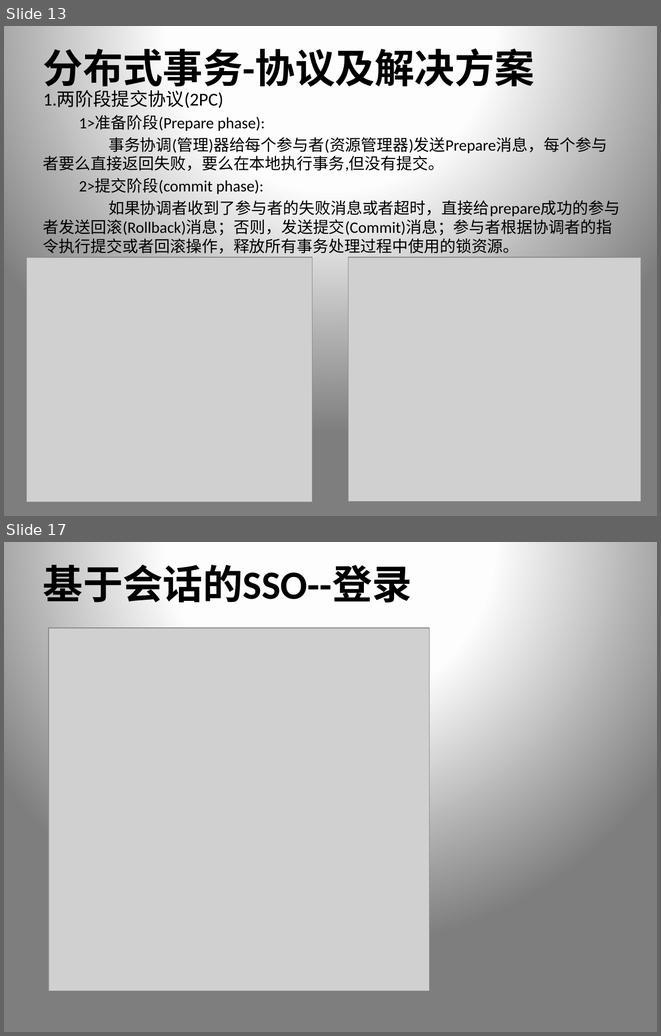
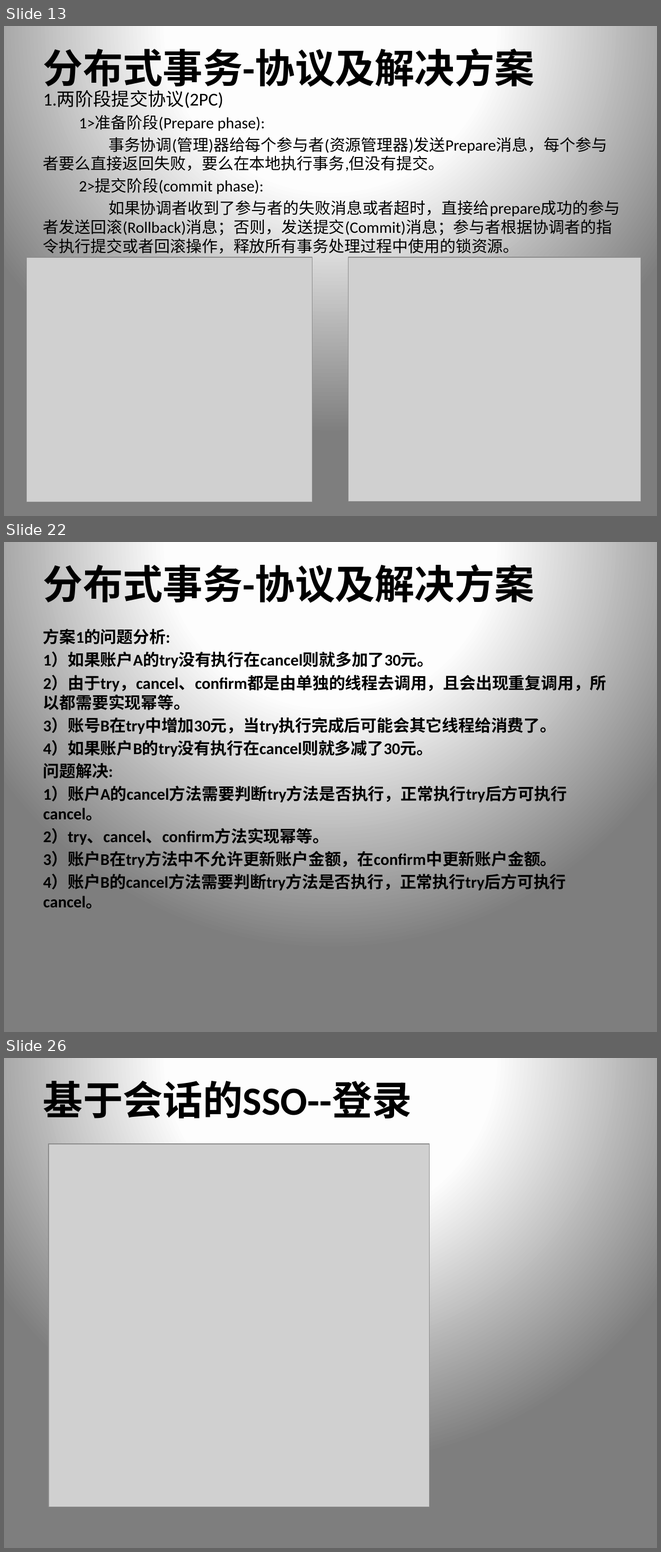
Before and after one commit to xiongpeter/study-notes, a slide deck: 我的.pptx. Shown one above the other, each under a label of ours: slides 13 and 17 before the commit, slides 13, 22 and 26 after it; the slides between them are not shown. The pictures are 661x1036 and 661x1552 pixels, drawn with LibreOffice and Linux fonts; fonts in the diff are those of the drawing; grey boxes stand for pictures. Boxes give left, top, right and bottom in pixels: in the first picture for what was removed or moved away, otherwise in the second. Text is boxed around its words. In the diff, an @@ line names an element or a change of style, - is before the commit and + after.

```diff
--- a/我的.pptx
+++ b/我的.pptx
@@ slide 22 added at [4,542,657,1032], background gradient #FFFFFF to #FEFEFE to #7F7F7F @@
@@ title added at [43,558,535,609], 44 pt, text #000000, bold @@
+分布式事务-协议及解决方案
@@ text added at [43,626,607,908], 18 pt, text #000000, bold @@
+方案1的问题分析:
+1）如果账户A的try没有执行在cancel则就多加了30元。
+2）由于try，cancel、confirm都是由单独的线程去调用，且会出现重复调用，所以都需要实现幂等。
+3）账号B在try中增加30元，当try执行完成后可能会其它线程给消费了。
+4）如果账户B的try没有执行在cancel则就多减了30元。
+问题解决:
+1）账户A的cancel方法需要判断try方法是否执行，正常执行try后方可执行cancel。
+2）try、cancel、confirm方法实现幂等。
+3）账户B在try方法中不允许更新账户金额，在confirm中更新账户金额。
+4）账户B的cancel方法需要判断try方法是否执行，正常执行try后方可执行cancel。
@@ what was slide 17 is now slide 26 @@
```
Also in this commit, not shown: 3 slides changed, 8 other slides added.
